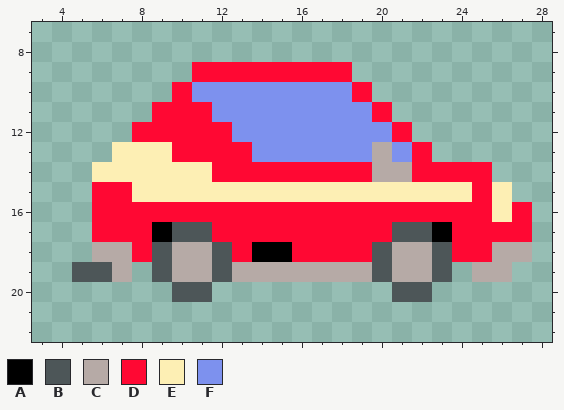
File history of a pixel-art sprite, packages/nouns-img-permutator/assets/layer-3/head-car.png. Above is the file before it was changed.
The file is 32x32 pixels. Shown: x 3..28, y 7..22.
Palette (. is transparent): A #000000  B #4d5658  C #b6aaa6  D #ff0833  E #fdefb4  F #7d91ee
Now the later version:
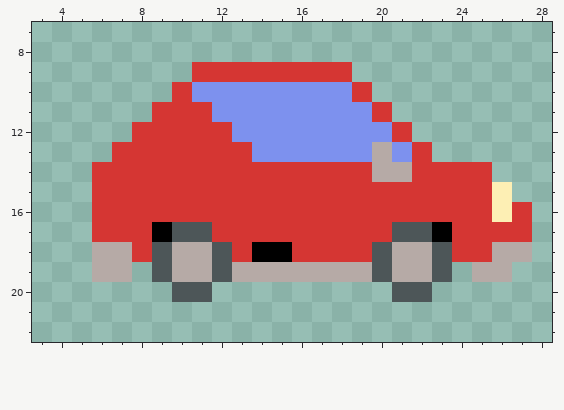
The edit:
colour D: #ff0833 -> #d53633
y 13: x 7..9 EEE -> DDD
y 14: x 6..11 EEEEEE -> DDDDDD
y 15: x 8..24 EEEEEEEEEEEEEEEEE -> DDDDDDDDDDDDDDDDD
y 19: x 5..6 BB -> .C
Changed places in both pictures, as pixel boxes (x1, y1, x2, y2):
changed: (72, 62, 532, 282)
